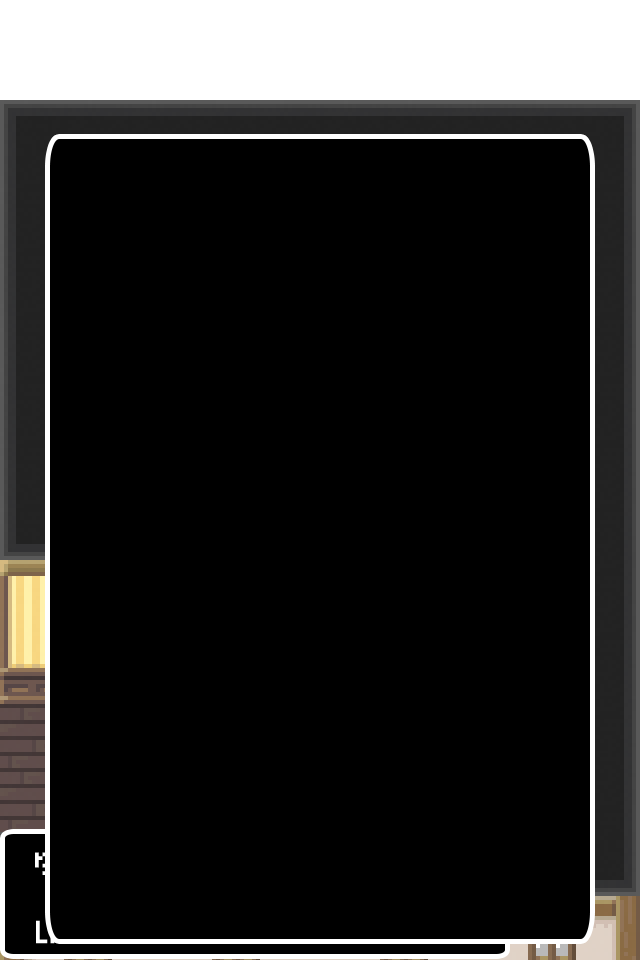
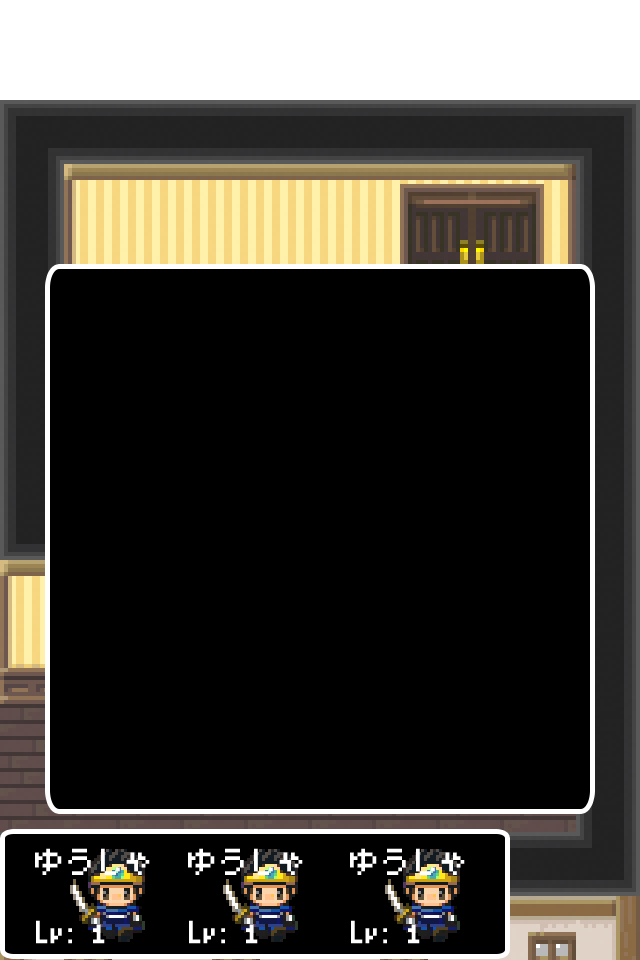
Two versions of the same layered image (640x960). Layer-by-layer changes:
renamed "角丸長方形 1 のコピー 2" to "プレイヤーステータス", hid it, moved it into group "ポップアップ", painted on it over [45, 164, 576, 944]
renamed "大きいポップアップ" to "キャラ選択", painted on it over [45, 134, 595, 944]
added layer "角丸長方形 1 のコピー 3" in group "プレイヤー" over [45, 829, 510, 944]
